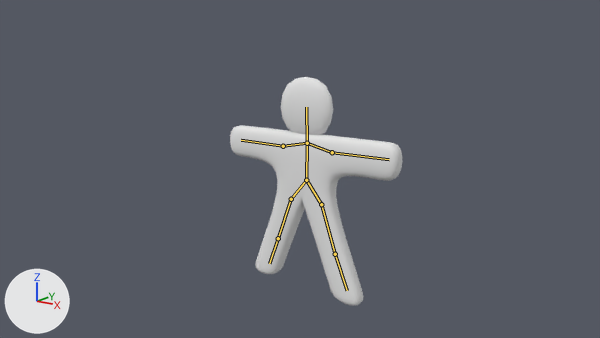
The Blender file gus.blend: old version first, new version second.
Before and after are seen from the file's camera 'Camera'. The axes (+X, +Y, +Z) are drawn at lower left. The lights are the same throughout. The bones that bend it are drawn over the model as lines.

The first picture shows 'Gus'.
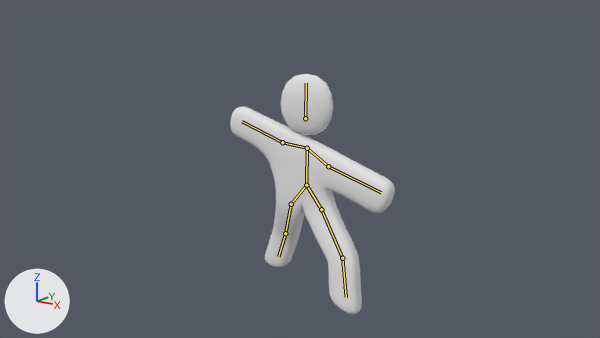
The newer file adds an action. The first version stands in its rest pose; the second is drawn at frame 1 of the action 'PoseLib'.

Pixel boxes [x1, y1, x2, y2] of what changed, in the pictures (600 x 338 px):
```json
{"object": "Gus", "change": "posed", "before": [230, 77, 402, 306], "after": [230, 74, 395, 314]}
{"bone": "Torso", "before": "(306, 180) to (307, 143)", "after": "(306, 185) to (307, 148)"}
{"bone": "Torso.L", "before": "(307, 143) to (332, 152)", "after": "(307, 148) to (328, 166)"}
{"bone": "Torso.R", "before": "(307, 143) to (283, 146)", "after": "(307, 148) to (282, 142)"}
{"bone": "Hip.L", "before": "(306, 180) to (321, 204)", "after": "(306, 185) to (321, 209)"}
{"bone": "Thigh.L", "before": "(321, 204) to (335, 254)", "after": "(321, 209) to (342, 258)"}
{"bone": "Calf.L", "before": "(335, 254) to (347, 290)", "after": "(342, 258) to (346, 297)"}
{"bone": "Hip.R", "before": "(306, 180) to (291, 199)", "after": "(306, 185) to (291, 204)"}
{"bone": "Thigh.R", "before": "(291, 199) to (278, 238)", "after": "(291, 204) to (285, 233)"}
{"bone": "Calf.R", "before": "(278, 238) to (269, 263)", "after": "(285, 233) to (278, 256)"}
```

Scene script edits in JSON lines:
```json
{"block": "bone_torso", "where": "bone_torso = bpy.data.objects['Armature'].pose.bones['Torso']"}
{"op": "set", "path": "bone_torso.location", "old": "(0.0, 0.0, 0.0)", "new": "(0.0, -0.16, 0.0)"}
{"block": "bone_torso_l", "where": "bone_torso_l = bpy.data.objects['Armature'].pose.bones['Torso.L']  # child of 'Torso'"}
{"op": "set", "path": "bone_torso_l.rotation_quaternion", "old": "(1.0, 0.0, 0.0, 0.0)", "new": "(0.987, -0.16, 0.001, 0.001)", "note": "degrees (0, 0, 0) -> degrees (-18, 0, 0)"}
{"block": "bone_torso_r", "where": "bone_torso_r = bpy.data.objects['Armature'].pose.bones['Torso.R']  # child of 'Torso'"}
{"op": "set", "path": "bone_torso_r.rotation_quaternion", "old": "(1.0, 0.0, 0.0, 0.0)", "new": "(0.989, 0.148, -0.009, -0.002)", "note": "degrees (0, 0, 0) -> degrees (17, -1, 0)"}
{"block": "bone_hip_l", "where": "bone_hip_l = bpy.data.objects['Armature'].pose.bones['Hip.L']"}
{"op": "set", "path": "bone_hip_l.location", "old": "(0.0, 0.0, 0.0)", "new": "(0.0, 0.12, -0.1)"}
{"block": "bone_thigh_l", "where": "bone_thigh_l = bpy.data.objects['Armature'].pose.bones['Thigh.L']  # child of 'Hip.L'"}
{"op": "set", "path": "bone_thigh_l.rotation_quaternion", "old": "(1.0, 0.0, 0.0, 0.0)", "new": "(0.98, 0.162, -0.037, -0.108)", "note": "degrees (0, 0, 0) -> degrees (19, -2, -13)"}
{"block": "bone_calf_l", "where": "bone_calf_l = bpy.data.objects['Armature'].pose.bones['Calf.L']  # child of 'Thigh.L'"}
{"op": "set", "path": "bone_calf_l.rotation_quaternion", "old": "(1.0, 0.0, 0.0, 0.0)", "new": "(0.959, -0.272, 0.024, 0.074)", "note": "degrees (0, 0, 0) -> degrees (-31, 5, 7)"}
{"block": "bone_hip_r", "where": "bone_hip_r = bpy.data.objects['Armature'].pose.bones['Hip.R']"}
{"op": "set", "path": "bone_hip_r.location", "old": "(0.0, 0.0, 0.0)", "new": "(0.0, 0.12, -0.1)"}
{"block": "bone_thigh_r", "where": "bone_thigh_r = bpy.data.objects['Armature'].pose.bones['Thigh.R']  # child of 'Hip.R'"}
{"op": "set", "path": "bone_thigh_r.rotation_quaternion", "old": "(1.0, 0.0, 0.0, 0.0)", "new": "(0.984, 0.036, -0.033, -0.172)", "note": "degrees (0, 0, 0) -> degrees (5, -3, -20)"}
{"block": "bone_calf_r", "where": "bone_calf_r = bpy.data.objects['Armature'].pose.bones['Calf.R']  # child of 'Thigh.R'"}
{"op": "set", "path": "bone_calf_r.rotation_quaternion", "old": "(1.0, 0.0, 0.0, 0.0)", "new": "(0.99, -0.03, 0.029, 0.137)", "note": "degrees (0, 0, 0) -> degrees (-3, 4, 16)"}
```
